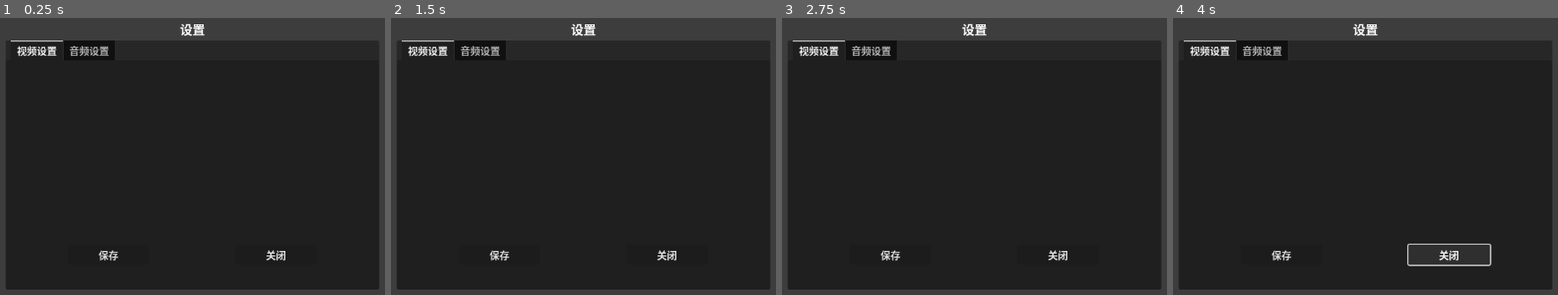
Above: before the commit, frames 1-4 (left to right).
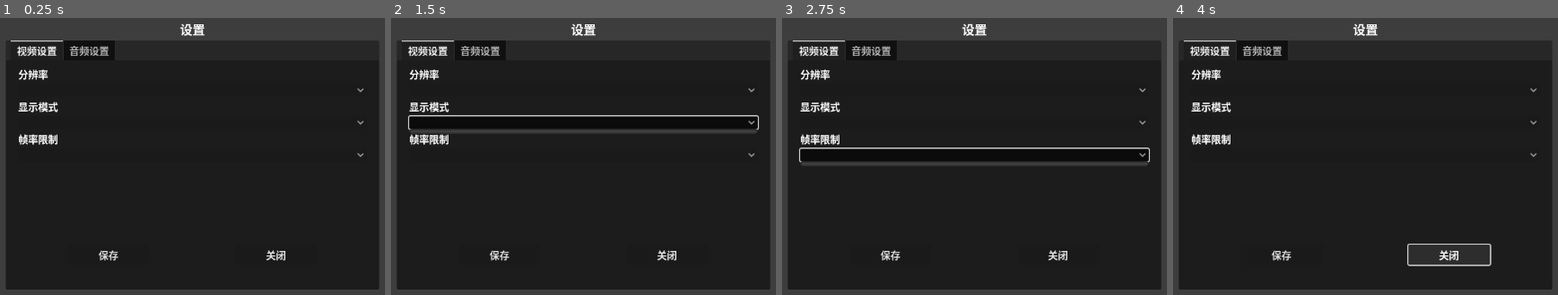
Above: after the commit, the same moments.

Repository: soufih/Dodot_Demo
Game: Godot game, scene res://UI/MainScene_UI/setting_panel.tscn
Same seed, same stepped clock (60 frames per second), same inputs: the game is played once before the commit and once after it. This scene is started directly instead of the project's main scene.
Inputs (mouse positions are in pixels of both pictures, inside the frame that each line leads up to):
- Up to frame 1 (0.25 s): no input
- Up to frame 2 (1.5 s): click (583, 90) at 0.52 s; click (583, 123) at 1.27 s
- Up to frame 3 (2.75 s): click (974, 153) at 2.02 s
- Up to frame 4 (4 s): click "保存" at 2.75 s; click "关闭" at 3.5 s

The runs differ from the first frame. In frame 1, 0.8% of the frame differs, in the area x 4-95%, y 18-51%; in frame 2, 2.0%, in the area x 4-96%, y 18-51%; in frame 3, 2.0%; in frame 4, 0.8%.

Commit message:
视频设置

Diff:
--- /dev/null
+++ b/Script/UI_Script/视频设置.gd
@@ -0,0 +1,43 @@
+extends PanelContainer
+
+@onready var resolution_option = $MarginContainer/Video/Resolution_OptionButton
+@onready var display_mode_option = $MarginContainer/Video/DisplayMode_OptionButton
+@onready var fps_option = $MarginContainer/Video/Fps_OptionButton
+
+var video_settings = {
+	"resolution": Vector2i(1920, 1080),  # 默认1080P
+	"display_mode": 1,  # 0=窗口, 1=全屏, 2=无边框窗口
+	"fps": 60,
+}
+
+var resolutions = [
+	Vector2i(1280, 720),   # 720P
+	Vector2i(1920, 1080),  # 1080P
+	Vector2i(2560, 1440),  # 2K
+	Vector2i(3840, 2160)   # 4K
+]
+
+var display_modes = ["窗口模式", "全屏模式", "无边框窗口"]
+
+var fps_options = [30, 60, 120, 144]
+
+func _ready() -> void:
+	pass
+
+func _init_dropdowns():
+	for res in resolutions:
+		resolution_option.add_item("%dx%d" % [res.x,res.y])
+
+	for mode in display_modes:
+		display_mode_option.add_item(mode)
+
+	for fps in fps_options:
+		fps_option.add_item("%d FPS" % fps)
+
+func _load_saved_settings():
+	var config = ConfigFile.new()
+
+
+# Called every frame. 'delta' is the elapsed time since the previous frame.
+func _process(delta: float) -> void:
+	pass
--- a/UI/MainScene_UI/setting_panel.tscn
+++ b/UI/MainScene_UI/setting_panel.tscn
@@ -1,4 +1,6 @@
-[gd_scene format=3 uid="uid://di38xxftqwhae"]
+[gd_scene load_steps=2 format=3 uid="uid://di38xxftqwhae"]
+
+[ext_resource type="Script" uid="uid://dglcuq5r3dpk2" path="res://Script/UI_Script/视频设置.gd" id="1_rj7q4"]
 
 [node name="SettingPanel" type="Control"]
 layout_mode = 3
@@ -52,14 +54,55 @@
 layout_mode = 2
 current_tab = 0
 
-[node name="视频设置" type="VBoxContainer" parent="Background/Panel/Tabs"]
+[node name="视频设置" type="PanelContainer" parent="Background/Panel/Tabs"]
 layout_mode = 2
+script = ExtResource("1_rj7q4")
 metadata/_tab_index = 0
 
-[node name="音频设置" type="VBoxContainer" parent="Background/Panel/Tabs"]
+[node name="MarginContainer" type="MarginContainer" parent="Background/Panel/Tabs/视频设置"]
+layout_mode = 2
+theme_override_constants/margin_left = 20
+theme_override_constants/margin_top = 10
+theme_override_constants/margin_right = 20
+
+[node name="Video" type="VBoxContainer" parent="Background/Panel/Tabs/视频设置/MarginContainer"]
+layout_mode = 2
+
+[node name="Resolution" type="Label" parent="Background/Panel/Tabs/视频设置/MarginContainer/Video"]
+layout_mode = 2
+text = "分辨率"
+
+[node name="Resolution_OptionButton" type="OptionButton" parent="Background/Panel/Tabs/视频设置/MarginContainer/Video"]
+layout_mode = 2
+size_flags_vertical = 4
+
+[node name="DisplayMode" type="Label" parent="Background/Panel/Tabs/视频设置/MarginContainer/Video"]
+layout_mode = 2
+text = "显示模式"
+
+[node name="DisplayMode_OptionButton" type="OptionButton" parent="Background/Panel/Tabs/视频设置/MarginContainer/Video"]
+layout_mode = 2
+size_flags_vertical = 4
+
+[node name="Fps" type="Label" parent="Background/Panel/Tabs/视频设置/MarginContainer/Video"]
+layout_mode = 2
+text = "帧率限制"
+
+[node name="Fps_OptionButton" type="OptionButton" parent="Background/Panel/Tabs/视频设置/MarginContainer/Video"]
+layout_mode = 2
+size_flags_vertical = 4
+
+[node name="音频设置" type="PanelContainer" parent="Background/Panel/Tabs"]
 visible = false
 layout_mode = 2
 metadata/_tab_index = 1
+
+[node name="MarginContainer" type="MarginContainer" parent="Background/Panel/Tabs/音频设置"]
+layout_mode = 2
+
+[node name="Sound" type="VBoxContainer" parent="Background/Panel/Tabs/音频设置/MarginContainer"]
+visible = false
+layout_mode = 2
 
 [node name="Margin" type="MarginContainer" parent="Background/Panel"]
 layout_mode = 2
Not shown, added: Script/UI_Script/视频设置.gd.uid
